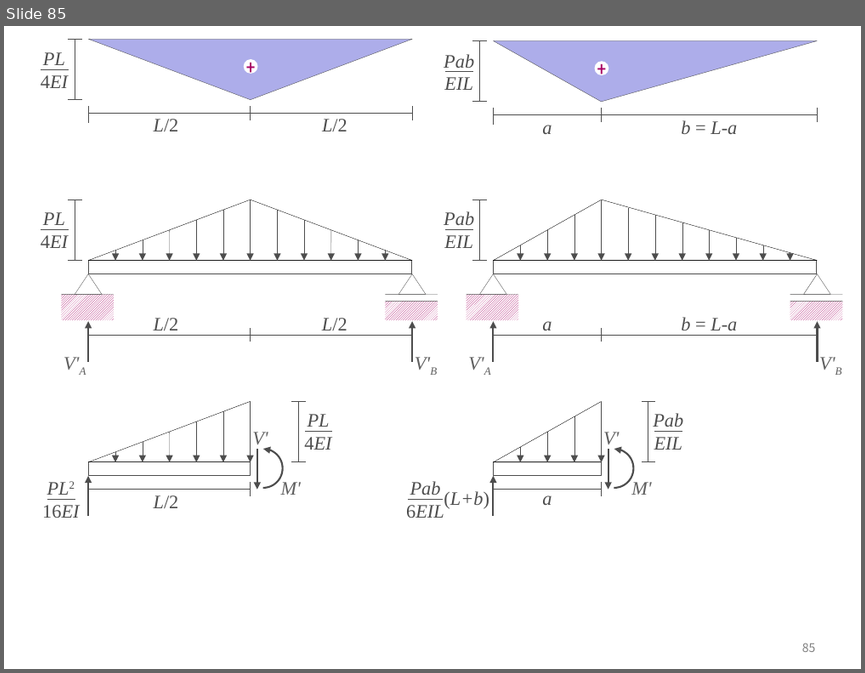
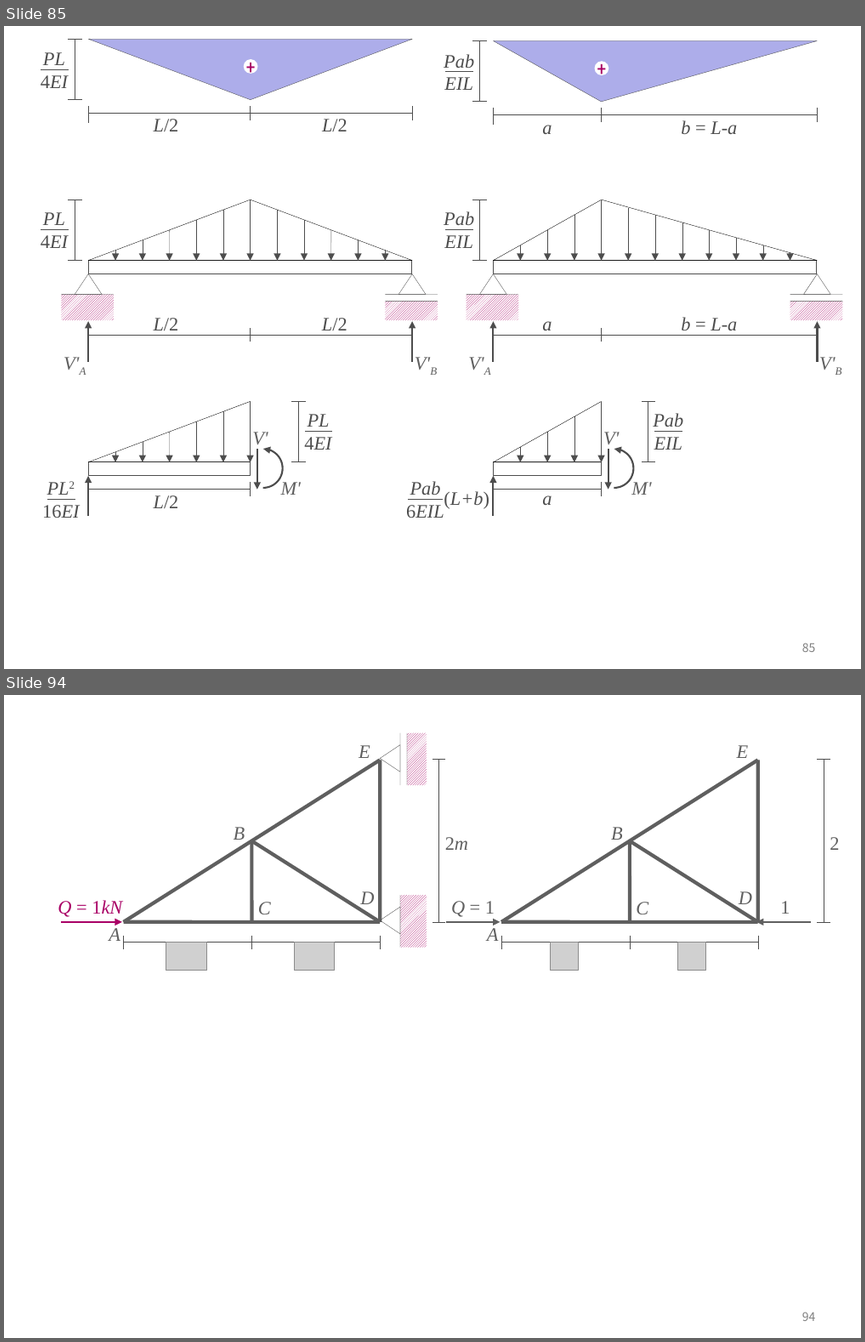
Before and after one commit to ironbell87/structural_mechanics_II, a slide deck: figures.pptx. Shown one above the other, each under a label of ours: slide 85 before the commit, slides 85 and 94 after it; the slides between them are not shown. The pictures are 865x673 and 865x1342 pixels, drawn with LibreOffice and Linux fonts; fonts in the diff are those of the drawing; grey boxes stand for pictures. Boxes give left, top, right and bottom in pixels: in the first picture for what was removed or moved away, otherwise in the second. Text is boxed around its words. In the diff, an @@ line names an element or a change of style, - is before the commit and + after.

```diff
--- a/figures.pptx
+++ b/figures.pptx
@@ slide 94 added at <box>4,695,861,1338</box>, background #FFFFFF; not listed: 1 template element that a slide beside it also shows @@
@@ group added at <box>58,732,468,970</box>: 15 lines, 7 texts, 2 rectangles, 2 triangles, 2 pictures, 1 arrow @@
+A
+2m
+C
+D
+E
+B
+Q = 1kN
@@ group added at <box>446,745,839,970</box>: 12 lines, 8 texts, 2 pictures, 2 arrows @@
+A
+1
+2
+Q = 1
+C
+D
+E
+B
```
Also in this commit, not shown: 8 other slides added, 59 other files.
